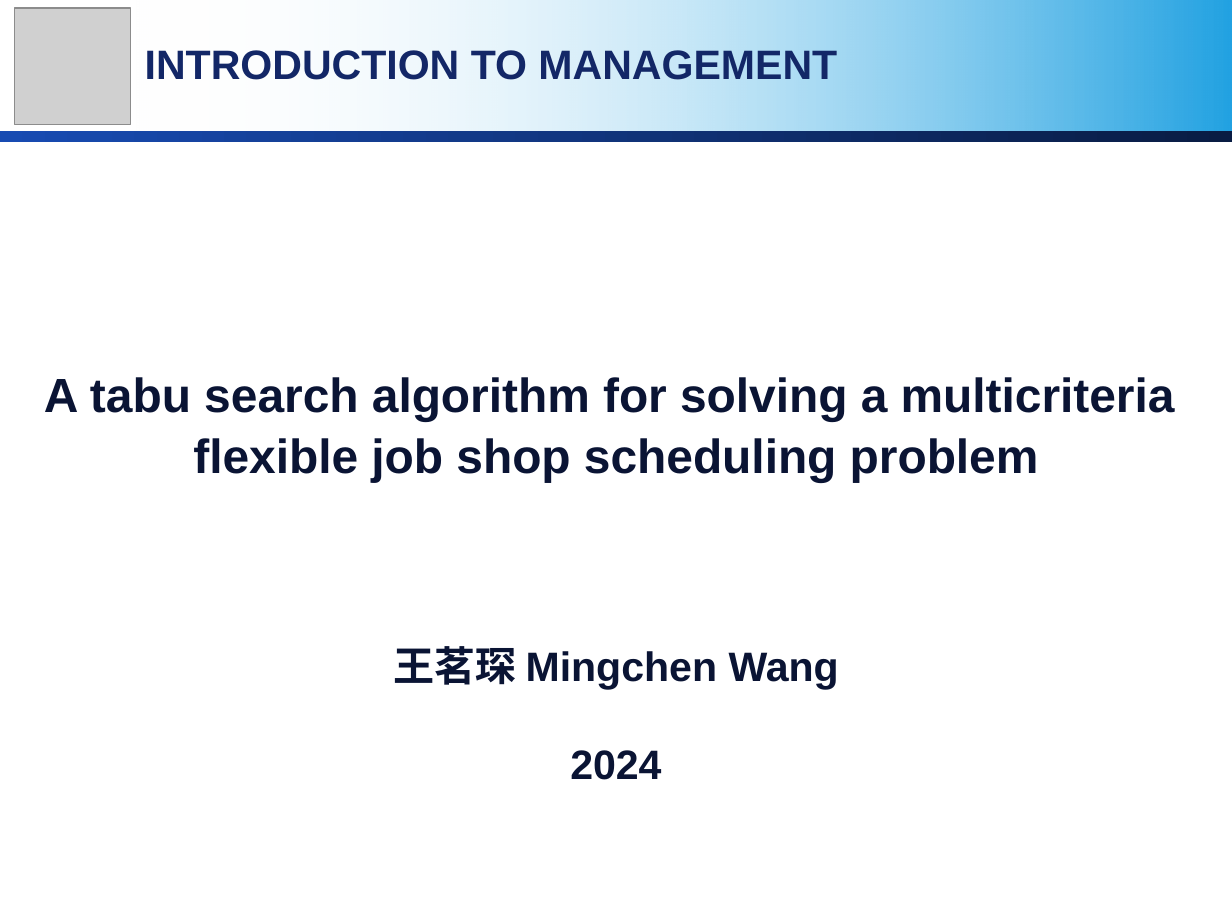
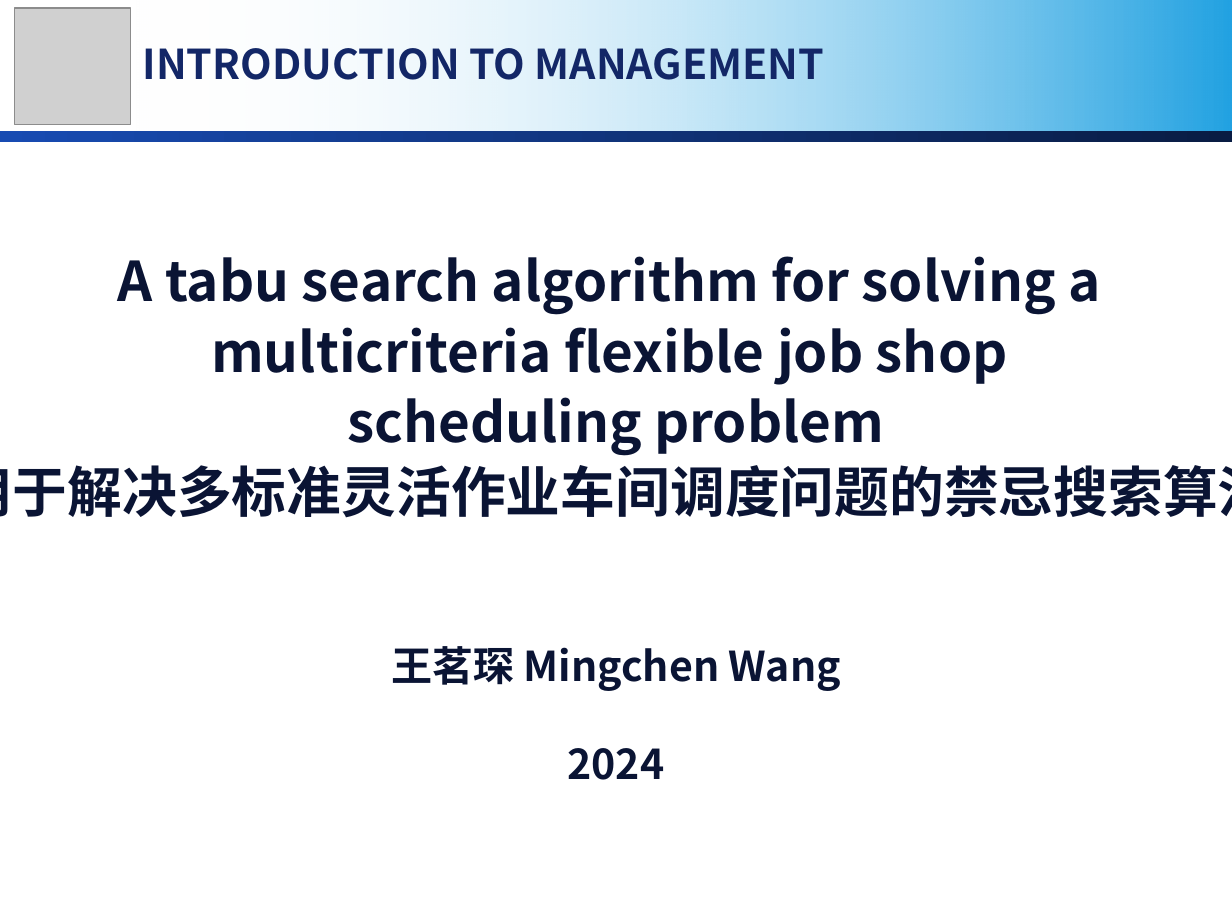
Before and after one commit to MirrichWangD/MUST, a slide deck: slide 1 of 管理學導論/presentation.pptx. Drawn at 1232x924 pixels with LibreOffice and Linux fonts; fonts in the diff are those of the drawing; grey boxes stand for pictures; background and template pictures are left out. Boxes give left, top, right and bottom in pixels: in the first picture for what was removed or moved away, otherwise in the second. Text is boxed around its words. In the diff, an @@ line names an element or a change of style, - is before the commit and + after.

```diff
--- a/管理學導論/presentation.pptx
+++ b/管理學導論/presentation.pptx
@@ text "INTRODUCTION TO MANAGEMENT" at [143,36,824,89]: font Arial to Noto Sans CJK SC @@
@@ text at [0,256,1232,518]: text changed; size 28 to 32 pt; font Arial to Noto Sans CJK SC @@
-A tabu search algorithm for solving a multicriteria
-flexible job shop scheduling problem
+A tabu search algorithm for solving a
+multicriteria flexible job shop
+scheduling problem
+用于解决多标准灵活作业车间调度问题的禁忌搜索算法
@@ text "王茗琛 Mingchen Wang" at [391,646,841,780]: font Arial to Noto Sans CJK SC @@
```
Also in this commit, not shown: 2 other slides changed, 4 slides added, 1 slide removed, 1 other file.
